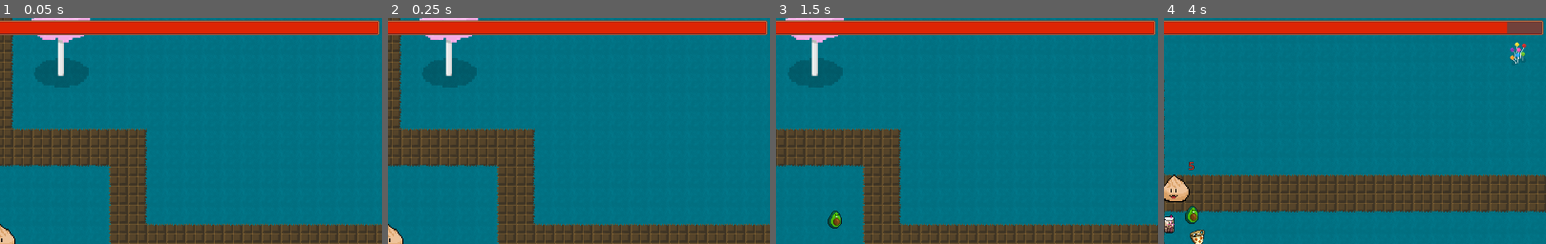
Above: before the commit, frames 1-4 (left to right).
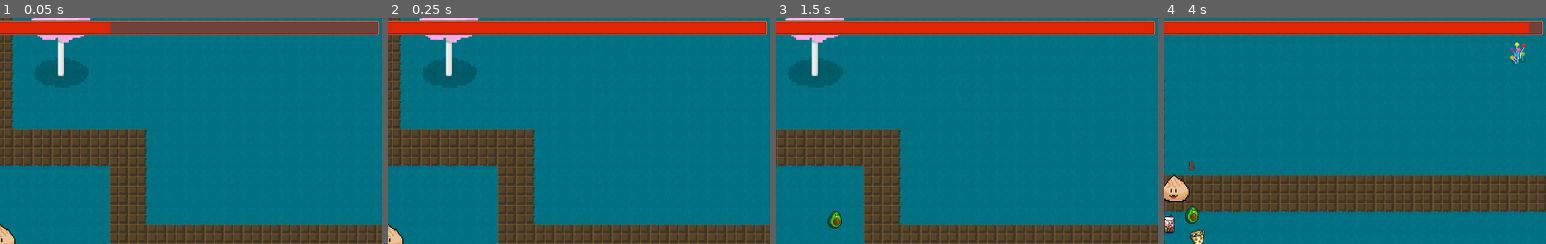
Above: after the commit, the same moments.

Repository: SteamedKoko/Gluttony
Game: Godot game, scene res://scenes/arena/arena.tscn
The game is run twice, just before and just after one commit, with the same random seed, the same clock (stepped at 60 frames per second) and the same inputs.
Inputs:
- Up to frame 1 (0.05 s): no input
- Up to frame 2 (0.25 s): no input
- Up to frame 3 (1.5 s): tap Enter at 0.5 s; hold F (right) 0.53-1.28 s; hold J (dash) 0.53-1.28 s; hold Down (down) from 1.28 s (still down); tap J (dash) at 1.35 s
- Up to frame 4 (4 s): release Down (down) at 2.03 s; hold F (right) 2.03-2.78 s; hold J (dash) 2.03-2.78 s; hold Up (up) 2.78-3.53 s; tap J (dash) at 2.85 s; hold S (left) from 3.53 s (still down); hold J (dash) from 3.53 s (still down)
The pictures show only the part of the screen within x 50-100%, y 0-50%; the shares and areas given below are measured in that part.

The runs differ from the first frame. In frame 1, 3.6% of the frame differs, in the area x 28-99%, y 1-7%; in frame 2, nothing differs; in frame 3, nothing differs; in frame 4, 0.3%.

Commit message:
feat: tweens for health movement

Diff:
--- a/scenes/arena/arena.tscn
+++ b/scenes/arena/arena.tscn
@@ -69,6 +69,7 @@
 [node name="LevelUpMenu" parent="Popup" instance=ExtResource("4_aj7ud")]
 
 [node name="HUD" type="CanvasLayer" parent="."]
+process_mode = 3
 
 [node name="MarginContainer" type="MarginContainer" parent="HUD"]
 anchors_preset = 15
--- a/ui/health_bar/health_bar.gd
+++ b/ui/health_bar/health_bar.gd
@@ -10,7 +10,11 @@
 
 func update_health_bar():
 	var new_width: float = (float(health.current_max_health) / float(health.max_health))
-	scale = Vector2(new_width, 1)
-	print("max health: %s, current max: %s, current health: %s" % [health.max_health, health.current_max_health, health.health])
-	progressBar.max_value = health.current_max_health
-	progressBar.value = health.health
+	var tween: Tween = create_tween()
+	if(new_width < scale.x):
+		tween.tween_property(self, "scale", Vector2(new_width, 1), .1)
+
+	tween.set_parallel(true)
+	tween.tween_property(progressBar, "max_value", health.current_max_health, .2)
+	tween.tween_property(progressBar, "value", health.health, .2)
+	await tween.finished
